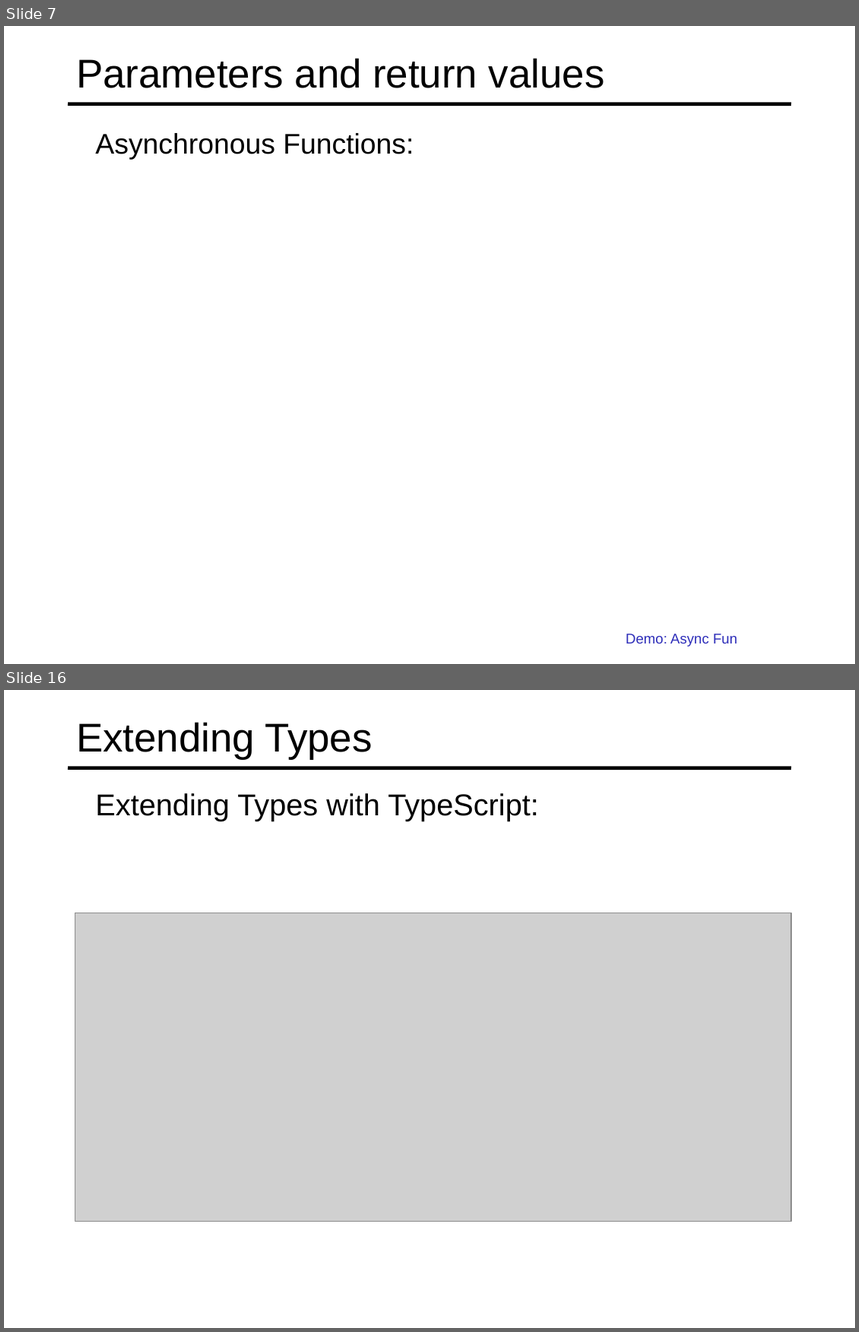
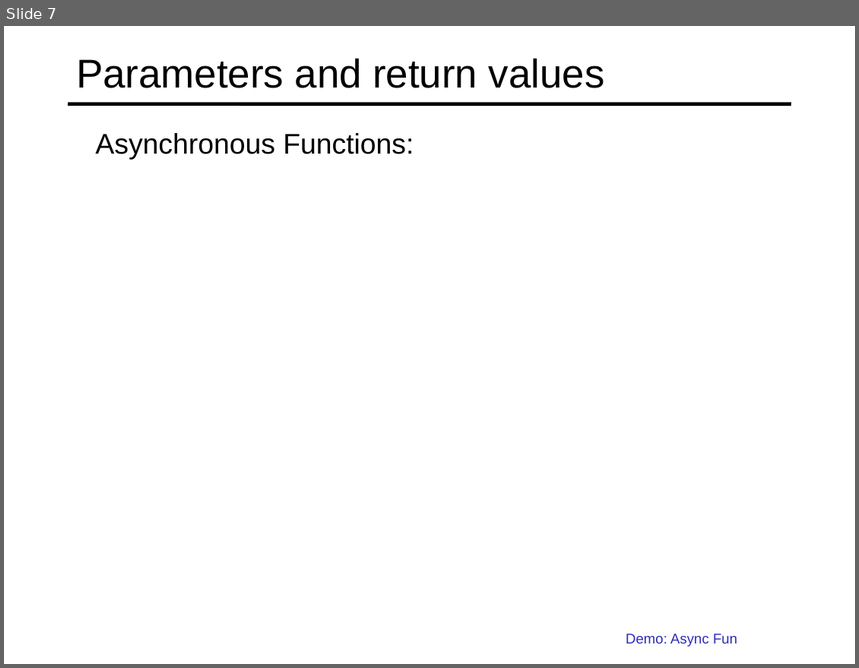
Before and after one commit to specter01wj/Jago_Link_Training, a slide deck: Angular/Angular12/TypeScript Fundamentals/3-Creating-And-Using-Functions/L3_Classes and Interfaces.ppt. Shown one above the other, each under a label of ours: slides 7 and 16 before the commit, slide 7 after it; the slides between them are not shown. The pictures are 859x1332 and 859x668 pixels, drawn with LibreOffice and Linux fonts; fonts in the diff are those of the drawing; grey boxes stand for pictures. Boxes give left, top, right and bottom in pixels: in the first picture for what was removed or moved away, otherwise in the second. Text is boxed around its words. In the diff, an @@ line names an element or a change of style, - is before the commit and + after.

```diff
--- a/Angular/Angular12/TypeScript Fundamentals/3-Creating-And-Using-Functions/L3_Classes and Interfaces.ppt
+++ b/Angular/Angular12/TypeScript Fundamentals/3-Creating-And-Using-Functions/L3_Classes and Interfaces.ppt
@@ slide 16 removed at (4,690,855,1328), background #FFFFFF; not listed: 1 template element that a slide beside it also shows @@
@@ title removed at (76,722,373,760) @@
-Extending Types
@@ text removed at (95,793,539,821) @@
-  Extending Types with TypeScript:
@@ picture removed at (75,913,791,1221) @@
```
Also in this commit, not shown: 1 slide changed, 5 slides added, 18 other slides removed.
